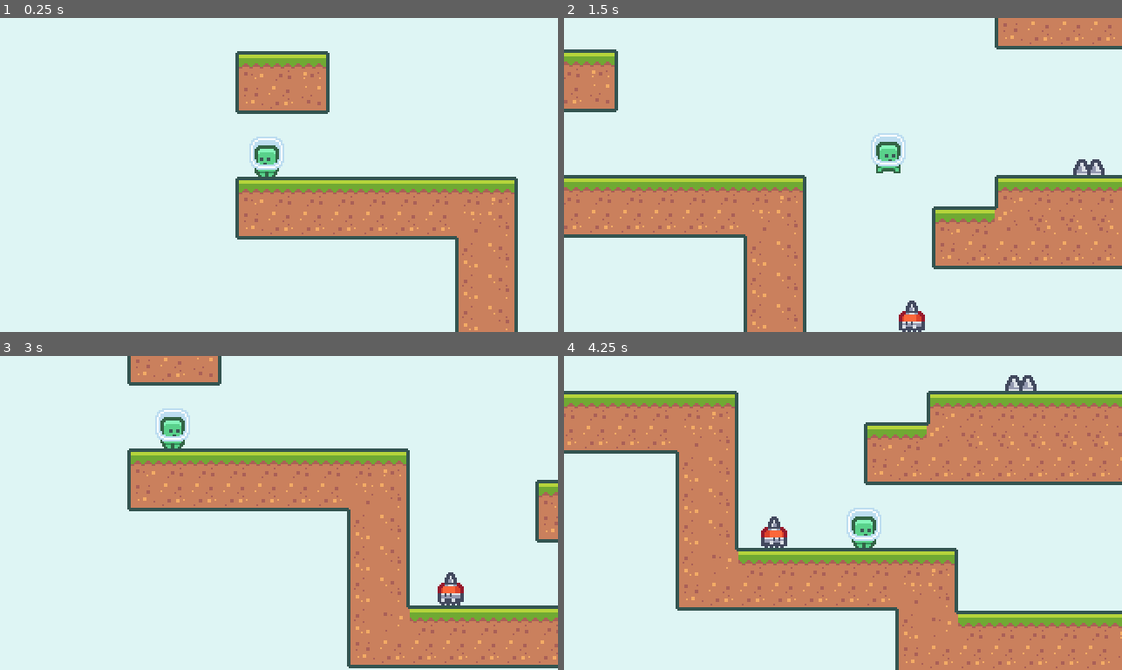
Above: before the commit, frames 1-4 (two rows, left to right).
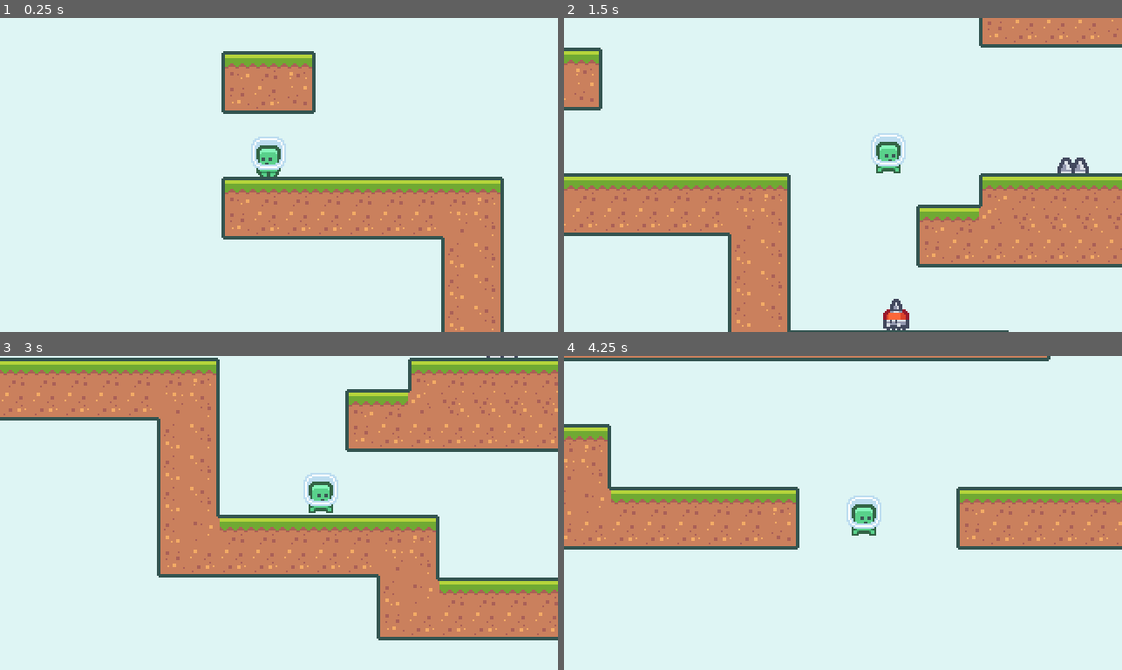
Above: after the commit, the same moments.

Repository: MinSungJe/Godot2DPlatformer
Game: Godot game, scene res://scenes/BaseLevel.tscn
The game is run twice, just before and just after one commit, with the same random seed, the same clock (stepped at 60 frames per second) and the same inputs. This scene is started directly instead of the project's main scene.
Inputs:
- Up to frame 1 (0.25 s): no input
- Up to frame 2 (1.5 s): hold D (move_right) from 0.53 s (still down); tap Z (dash) at 0.6, 1.35 s; tap W (jump) at 0.77 s
- Up to frame 3 (3 s): tap W (jump) at 1.52 s; release D (move_right) at 2.03 s; hold A (move_left) 2.03-2.78 s; tap Z (dash) at 2.1, 2.85 s; hold D (move_right) from 2.78 s (still down)
- Up to frame 4 (4.25 s): keep holding D (move_right); tap W (jump) at 3.02, 3.77 s; tap Z (dash) at 3.6 s

The runs differ from the first frame. In frame 1, 6.6% of the frame differs, in the area x 39-93%, y 10-100%; in frame 2, 11%; in frame 3, 46%; in frame 4, 54%, in the area x 0-100%, y 0-100%.

Commit message:
Player가 대쉬를 하면 몬스터가 사망하도록 변경

Diff:
--- a/project.godot
+++ b/project.godot
@@ -84,6 +84,9 @@
 
 [layer_names]
 
+2d_physics/layer_1="TERRAIN"
+2d_physics/layer_2="ENEMY"
+2d_physics/layer_17="ENEMY_HAZARD"
 2d_physics/layer_18="ENEMY_GOAL"
 2d_physics/layer_19="HAZARD"
 2d_physics/layer_20="PICKUP"
--- a/scenes/BaseLevel.tscn
+++ b/scenes/BaseLevel.tscn
@@ -18,7 +18,7 @@
 tile_data = PoolIntArray( -589799, 0, 0, -589798, 0, 1, -589797, 0, 1, -589796, 0, 2, -524264, 0, 0, -524263, 0, 65540, …(3270 unchanged characters)…
 
 [node name="Player" parent="." instance=ExtResource( 2 )]
-position = Vector2( -90, 18 )
+position = Vector2( -81, 18 )
 
 [node name="GameCamera" parent="." instance=ExtResource( 3 )]
 
--- a/scenes/Enemy.tscn
+++ b/scenes/Enemy.tscn
@@ -20,6 +20,8 @@
 
 [sub_resource type="CircleShape2D" id=4]
 radius = 5.0
+
+[sub_resource type="CircleShape2D" id=5]
 
 [node name="Enemy" type="KinematicBody2D"]
 collision_layer = 0
@@ -45,8 +47,16 @@
 
 [node name="HazardArea" type="Area2D" parent="."]
 position = Vector2( 0, -6 )
-collision_layer = 262144
-collision_mask = 262144
+collision_layer = 65536
+collision_mask = 0
 
 [node name="CollisionShape2D" type="CollisionShape2D" parent="HazardArea"]
 shape = SubResource( 4 )
+
+[node name="HitboxArea" type="Area2D" parent="."]
+position = Vector2( 0, -7 )
+collision_layer = 2
+collision_mask = 0
+
+[node name="CollisionShape2D" type="CollisionShape2D" parent="HitboxArea"]
+shape = SubResource( 5 )
--- a/scenes/Player.tscn
+++ b/scenes/Player.tscn
@@ -31,9 +31,14 @@
 [sub_resource type="RectangleShape2D" id=1]
 extents = Vector2( 5, 8 )
 
+[sub_resource type="CapsuleShape2D" id=5]
+radius = 11.0
+height = 10.0
+
 [node name="Player" type="KinematicBody2D" groups=["player"]]
 collision_layer = 0
 script = ExtResource( 1 )
+dashHazardMask = 262144
 
 [node name="CoyoteTimer" type="Timer" parent="."]
 wait_time = 0.15
@@ -49,8 +54,8 @@
 
 [node name="HazardArea" type="Area2D" parent="."]
 position = Vector2( 0, -7 )
-collision_layer = 262144
-collision_mask = 262144
+collision_layer = 0
+collision_mask = 327680
 
 [node name="CollisionShape2D" type="CollisionShape2D" parent="HazardArea"]
 shape = SubResource( 4 )
@@ -63,3 +68,13 @@
 [node name="CollisionShape2D" type="CollisionShape2D" parent="."]
 position = Vector2( 0, -8 )
 shape = SubResource( 1 )
+
+[node name="DashArea" type="Area2D" parent="."]
+position = Vector2( 0, -11 )
+collision_layer = 0
+collision_mask = 2
+
+[node name="CollisionShape2D" type="CollisionShape2D" parent="DashArea"]
+rotation = -1.57079
+shape = SubResource( 5 )
+disabled = true
--- a/scripts/Enemy.gd
+++ b/scripts/Enemy.gd
@@ -11,6 +11,7 @@
 func _ready():
 	direction = Vector2.RIGHT if StartDirection == Direction.Right else Vector2.LEFT
 	$GaolDetector.connect("area_entered", self, "on_goal_entered")
+	$HitboxArea.connect("area_entered", self, "on_hitbox_entered")
 
 func _process(delta):
 	velocity.x = (direction * maxSpeed).x
@@ -22,3 +23,6 @@
 
 func on_goal_entered(_area2d):
 	direction *= -1
+
+func on_hitbox_entered(_area2d):
+	queue_free()
--- a/scripts/Player.gd
+++ b/scripts/Player.gd
@@ -3,6 +3,8 @@
 signal died
 
 enum State { NORMAL, DASHING }
+
+export (int, LAYERS_2D_PHYSICS) var dashHazardMask
 
 var gravity = 1000
 var velocity = Vector2.ZERO
@@ -15,9 +17,11 @@
 var hasDoubleJump = false
 var currentState = State.NORMAL
 var isStateNew = true
+var defaultHazardMask = 0
 
 func _ready():
 	$HazardArea.connect("area_entered", self, "on_hazard_area_entered")
+	defaultHazardMask = $HazardArea.collision_mask
 
 func _process(delta):
 	match currentState:
@@ -32,6 +36,10 @@
 	isStateNew = true
 
 func process_normal(delta):
+	if isStateNew:
+		$DashArea/CollisionShape2D.disabled = true
+		$HazardArea.collision_mask = defaultHazardMask
+
 	var moveVector = get_movement_vector()
 	velocity.x += moveVector.x * horizontalAcceleration * delta
 	if moveVector.x == 0:
@@ -63,7 +71,9 @@
 
 func process_dash(delta):
 	if isStateNew:
+		$DashArea/CollisionShape2D.disabled = false
 		$AnimatedSprite.play("jump")
+		$HazardArea.collision_mask = dashHazardMask
 		var moveVector = get_movement_vector()
 		var velocityMod = 1
 		if moveVector.x != 0:
Not shown: 1 places in scenes/Enemy.tscn that only renumber resources
Not shown: 1 places in scenes/Player.tscn that only renumber resources
